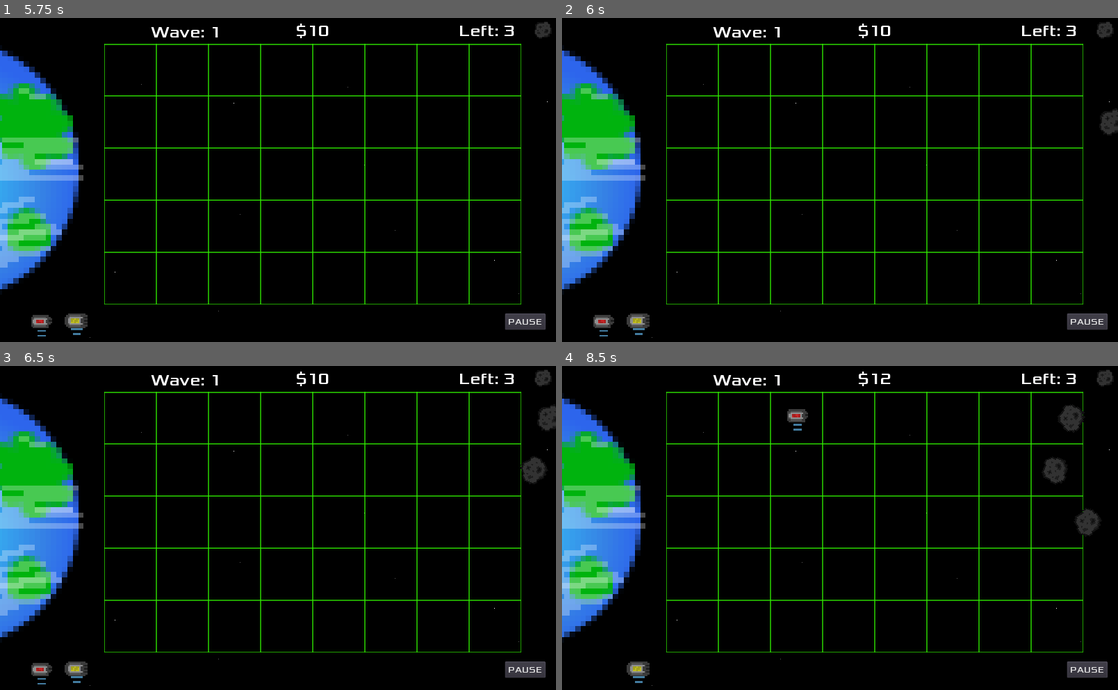
Above: before the commit, frames 1-4 (two rows, left to right).
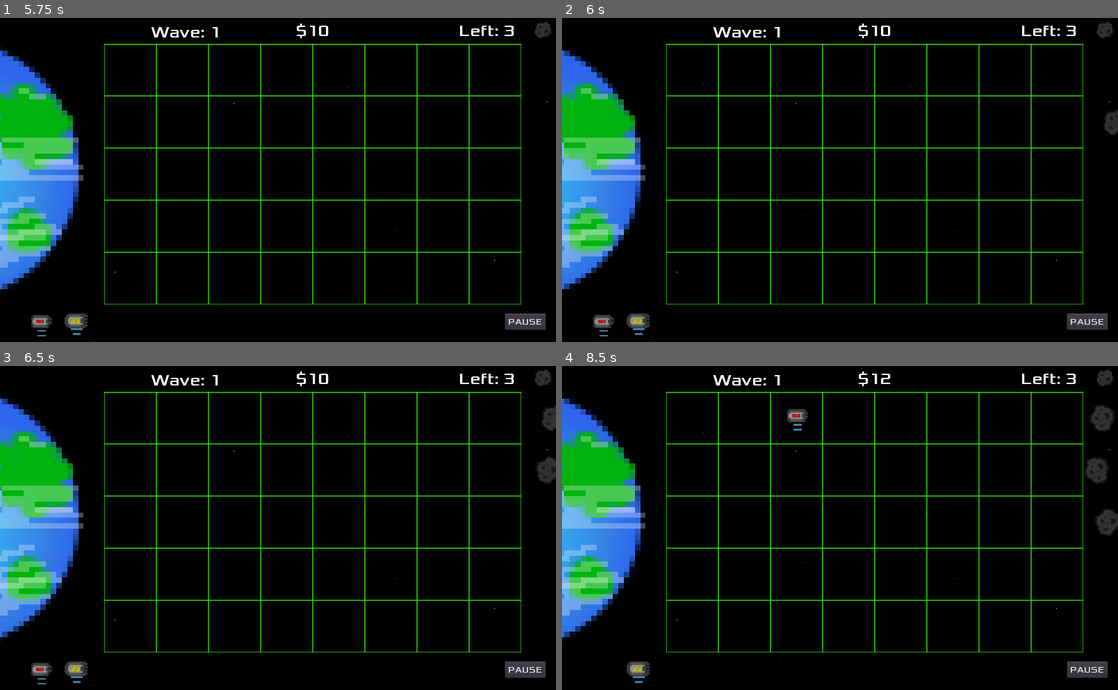
Above: after the commit, the same moments.

Repository: EthanMHolland/PlanetProtectors
Game: Godot game, scene res://src/TitleScreen.tscn
Two runs of this game, one before a commit and one after it. Both use one fixed random seed, a clock stepped at 60 frames per second and the inputs below.
Inputs (mouse positions are in pixels of both pictures, inside the frame that each line leads up to):
- Up to frame 1 (5.75 s): click "PLAY" at 0.5 s; click "PLAY" at 1.25 s; click "INFO" at 2 s; move the mouse to (400, 163) at 2.77 s; tap 0 (add_funds) at 2.85 s; click (400, 163) at 2.92 s; drag from (494, 69) to (311, 170) at 3.52 s; move the mouse to (394, 69) at 4.27 s; tap = (increase_wave) at 4.35 s; click (394, 69) at 4.42 s; drag from (294, 69) to (450, 69) at 5.02 s
- Up to frame 2 (6 s): tap Enter at 5.75 s; drag from (689, 69) to (600, 322) at 5.77 s
- Up to frame 3 (6.5 s): no input
- Up to frame 4 (8.5 s): click "PAUSE" at 6.5 s; click "RESUME" at 7.25 s; drag from (600, 670) to (795, 417) at 8.02 s

Frame 1 is identical in both runs. In frame 2, less than 0.1% of the frame differs, in the area x 96-100%, y 28-36%; in frame 3, 0.4%; in frame 4, 1.3%, in the area x 86-100%, y 12-53%.

Commit message:
Add A Bit Of Balancing To Asteroid Spawning

Diff:
--- a/project/src/Level.gd
+++ b/project/src/Level.gd
@@ -62,7 +62,7 @@
 	$NewWaveSound.play()
 	_wave += 1
 	print("Begin wave: " + str(_wave))
-	_new_asteroid_speed -= 10*_wave
+	_new_asteroid_speed = -20*_wave
 # warning-ignore:narrowing_conversion
 # Ignored because we want to only spawn integers of asteroids, so we must round and lose precision
 	_asteroids_this_wave = round(BASE_ASTEROID_AMOUNT + (pow(_wave, 2) * BASE_ASTEROID_AMOUNT/10))
--- a/project/src/ShotgunTower.tscn
+++ b/project/src/ShotgunTower.tscn
@@ -129,7 +129,6 @@
 position = Vector2( 0, 1.45255 )
 frames = SubResource( 19 )
 animation = "battery5"
-frame = 1
 playing = true
 
 [node name="CollisionShape2D" type="CollisionShape2D" parent="."]
